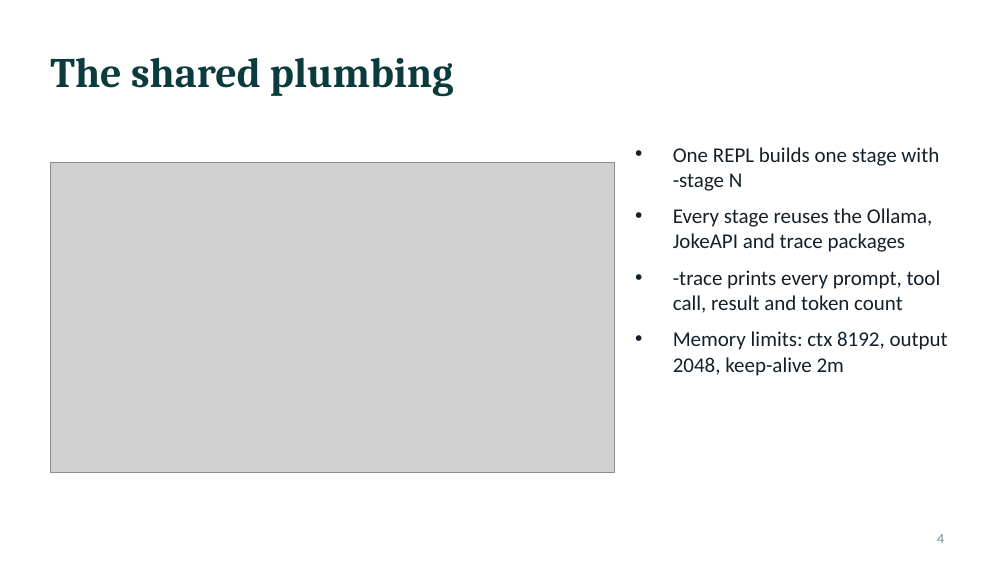
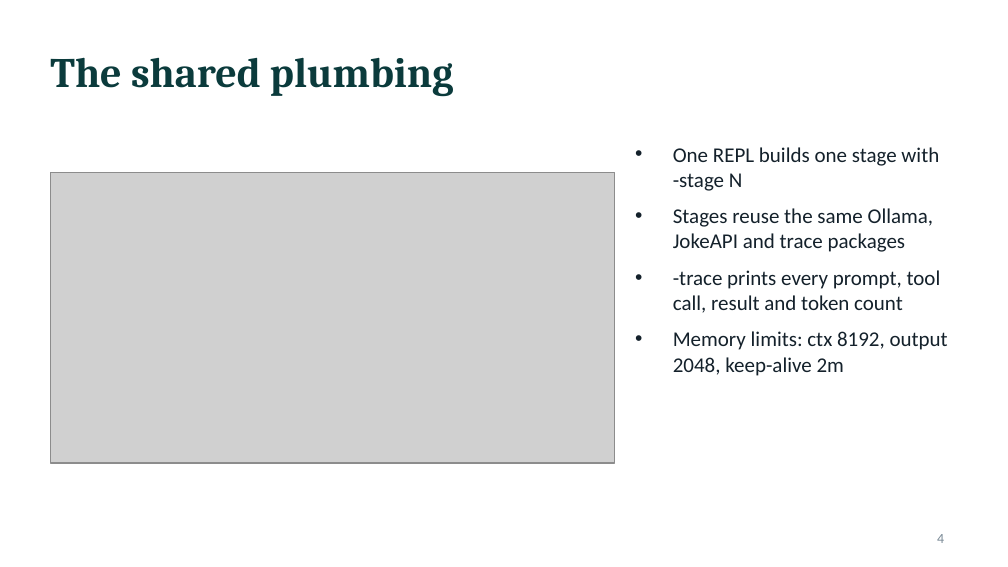
Before and after one commit to AriT93/agent-lab, a slide deck: slide 4 of docs/agent-lab-guide.pptx. Drawn at 1008x567 pixels with LibreOffice and Linux fonts; fonts in the diff are those of the drawing; grey boxes stand for pictures. Boxes give left, top, right and bottom in pixels: in the first picture for what was removed or moved away, otherwise in the second. Text is boxed around its words. In the diff, an @@ line names an element or a change of style, - is before the commit and + after.

```diff
--- a/docs/agent-lab-guide.pptx
+++ b/docs/agent-lab-guide.pptx
@@ picture: place and size @@
-picture at [50,162,615,472]
+picture at [50,172,615,464]
@@ text at [673,208,934,252]: text changed @@
-• Every stage reuses the Ollama, JokeAPI and trace packages
+• Stages reuse the same Ollama, JokeAPI and trace packages
```
Also in this commit, not shown: 7 other slides changed, 3 slides added, 2 slides removed, 1 other file.
